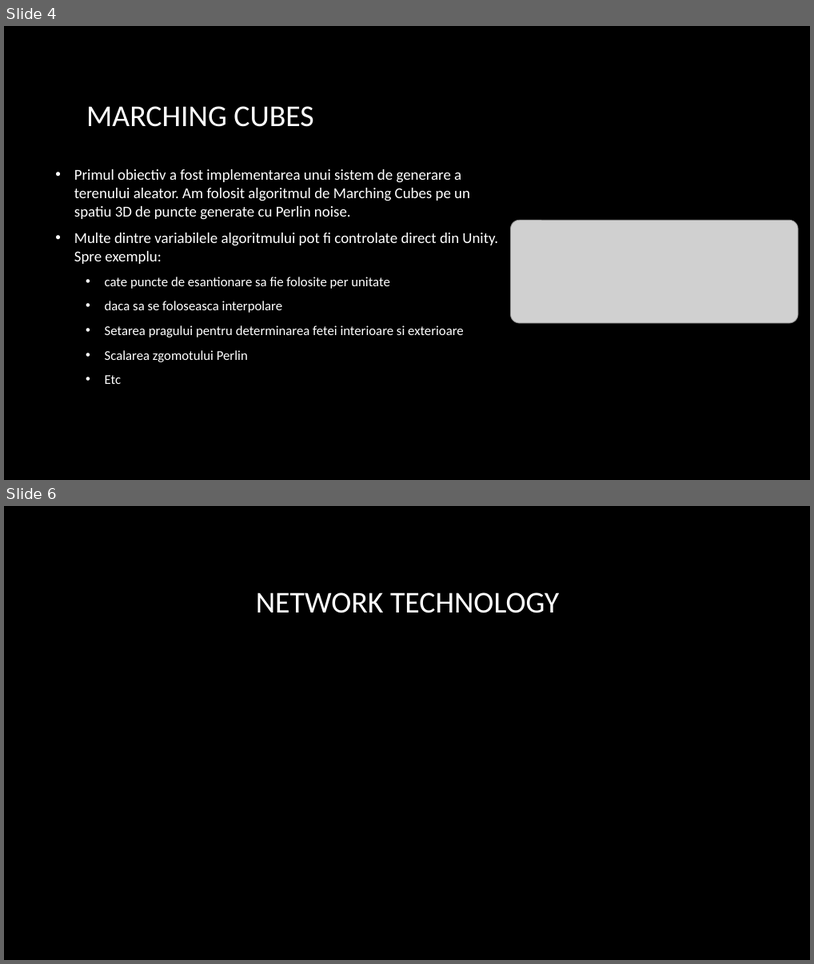
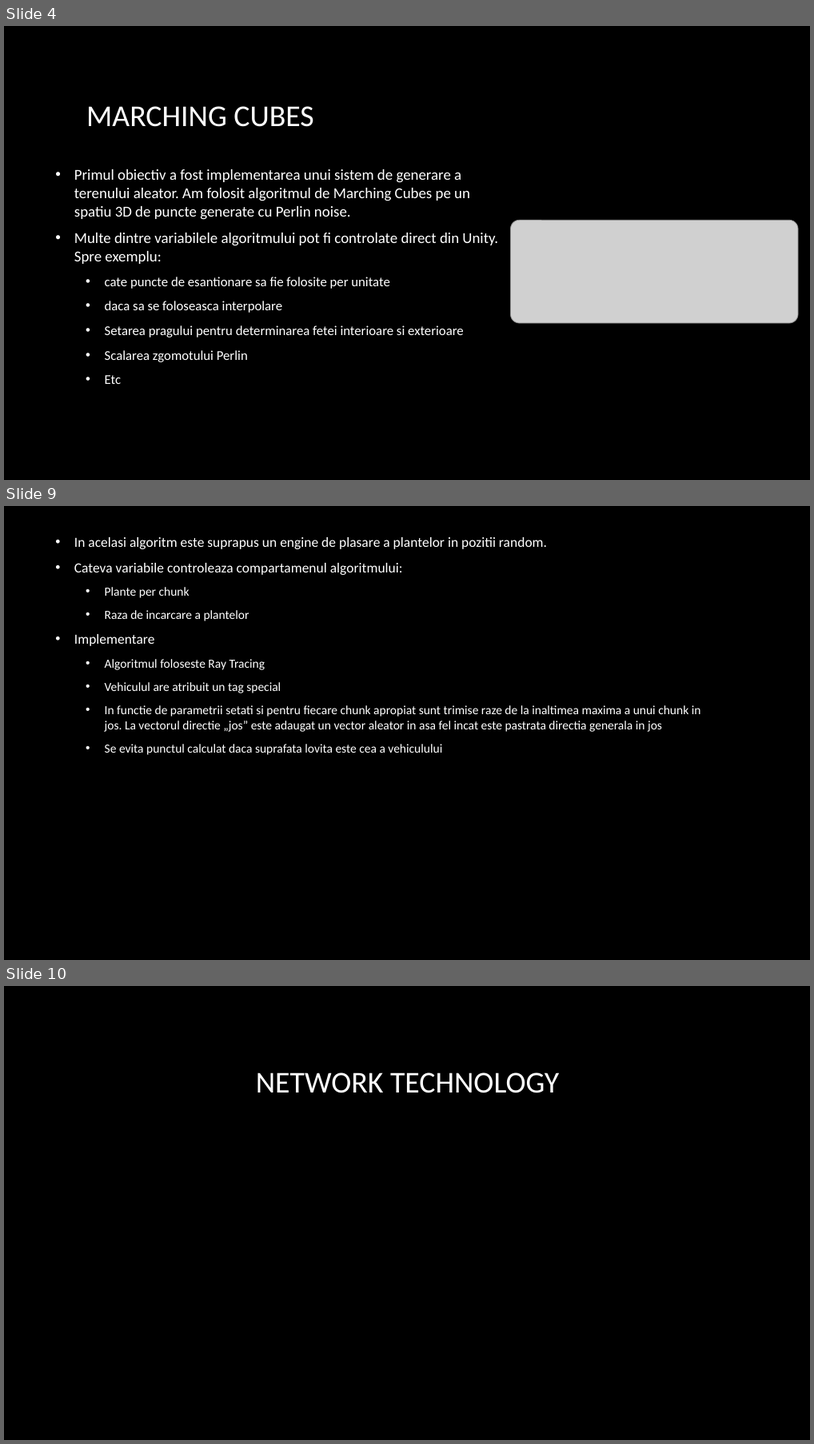
Before and after one commit to AntonVonDelta/ProiectPAS, a slide deck: Prezentare/OceanExploration.pptx. Shown one above the other, each under a label of ours: slides 4 and 6 before the commit, slides 4, 9 and 10 after it; the slides between them are not shown. The pictures are 814x964 and 814x1444 pixels, drawn with LibreOffice and Linux fonts; fonts in the diff are those of the drawing; grey boxes stand for pictures; background and template pictures are left out. Boxes give left, top, right and bottom in pixels: in the first picture for what was removed or moved away, otherwise in the second. Text is boxed around its words. In the diff, an @@ line names an element or a change of style, - is before the commit and + after.

Commit message:
Updated plant generation; Updated presentation

```diff
--- a/Prezentare/OceanExploration.pptx
+++ b/Prezentare/OceanExploration.pptx
@@ slide 9 added at (4,506,810,960), background picture (left out) @@
@@ text added at (74,537,702,755), 14.8 pt, text #FFFFFF @@
+• In acelasi algoritm este suprapus un engine de plasare a plantelor in pozitii random.
+• Cateva variabile controleaza compartamenul algoritmului:
+  • Plante per chunk
+  • Raza de incarcare a plantelor
+• Implementare
+  • Algoritmul foloseste Ray Tracing
+  • Vehiculul are atribuit un tag special
+  • In functie de parametrii setati si pentru fiecare chunk apropiat sunt trimise raze de la inaltimea maxima a unui chunk in jos. La vectorul directie „jos” este adaugat un vector aleator in asa fel incat este pastrata directia generala in jos
+  • Se evita punctul calculat daca suprafata lovita este cea a vehiculului
@@ what was slide 6 is now slide 10 @@
```
Also in this commit, not shown: 1 slide changed, 3 other slides added, 2 other files.
